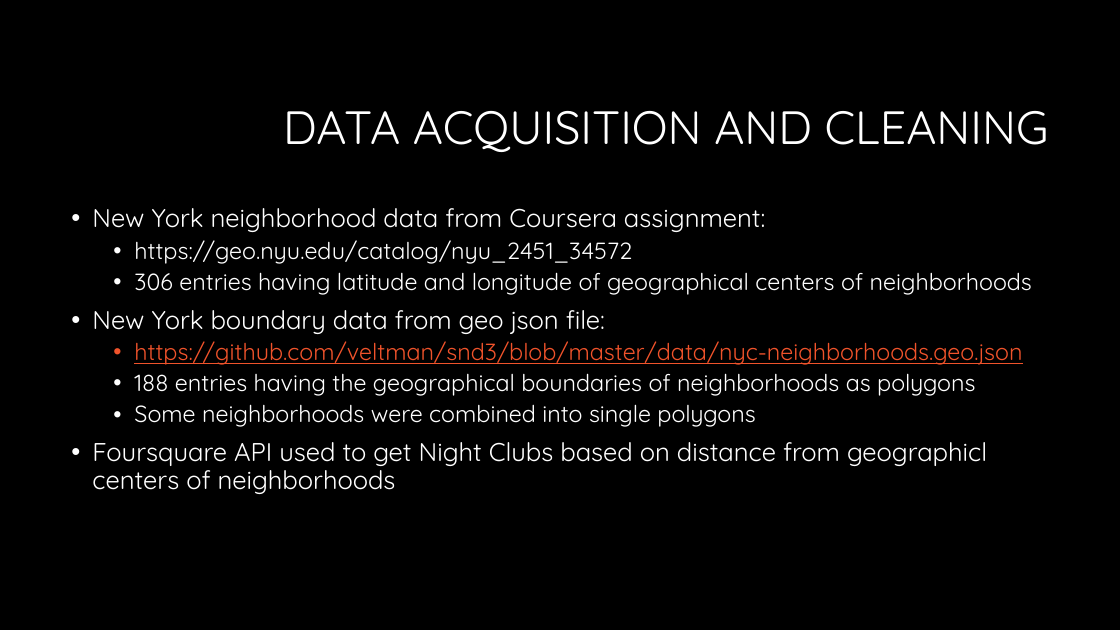
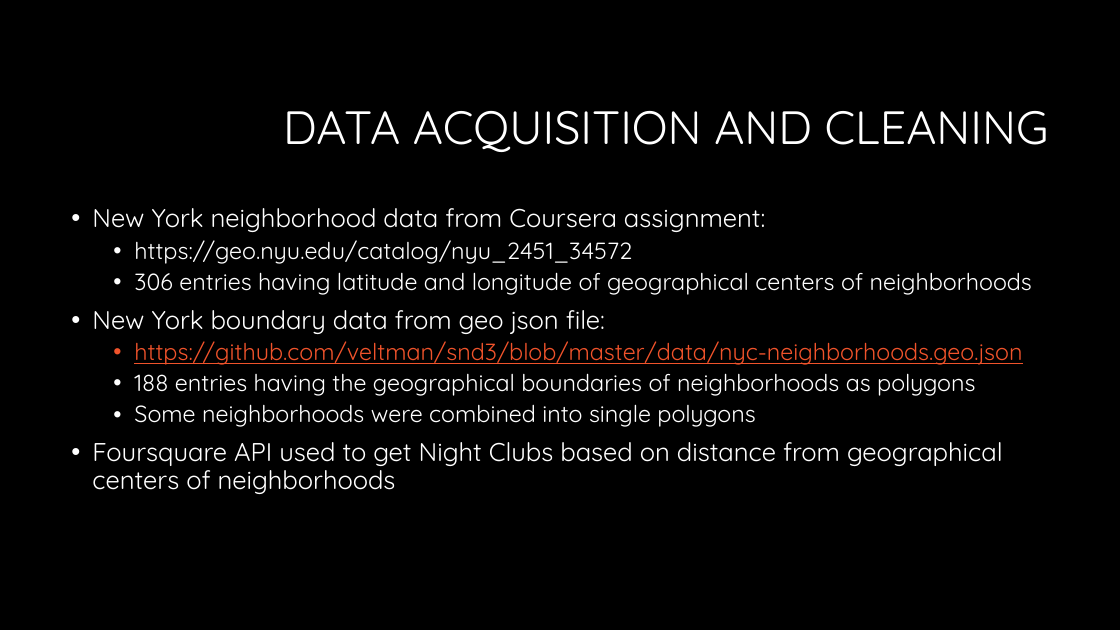
Before and after one commit to psharer/Coursera_Capstone, a slide deck: slide 3 of Finding a Night Club Location in New York.pptx. Drawn at 1120x630 pixels with LibreOffice and Linux fonts; fonts in the diff are those of the drawing; background and template pictures are left out. Boxes give left, top, right and bottom in pixels: in the first picture for what was removed or moved away, otherwise in the second. Text is boxed around its words. In the diff, an @@ line names an element or a change of style, - is before the commit and + after.

Commit message:
Updating the presentation with more slides and a conclusion about which neighborhood is best.

```diff
--- a/Finding a Night Club Location in New York.pptx
+++ b/Finding a Night Club Location in New York.pptx
@@ text at [92, 442, 1003, 494]: text changed @@
-• Foursquare API used to get Night Clubs based on distance from geographicl centers of neighborhoods
+• Foursquare API used to get Night Clubs based on distance from geographical centers of neighborhoods
```
Also in this commit, not shown: 6 other slides changed, 2 slides added, 3 other files.
